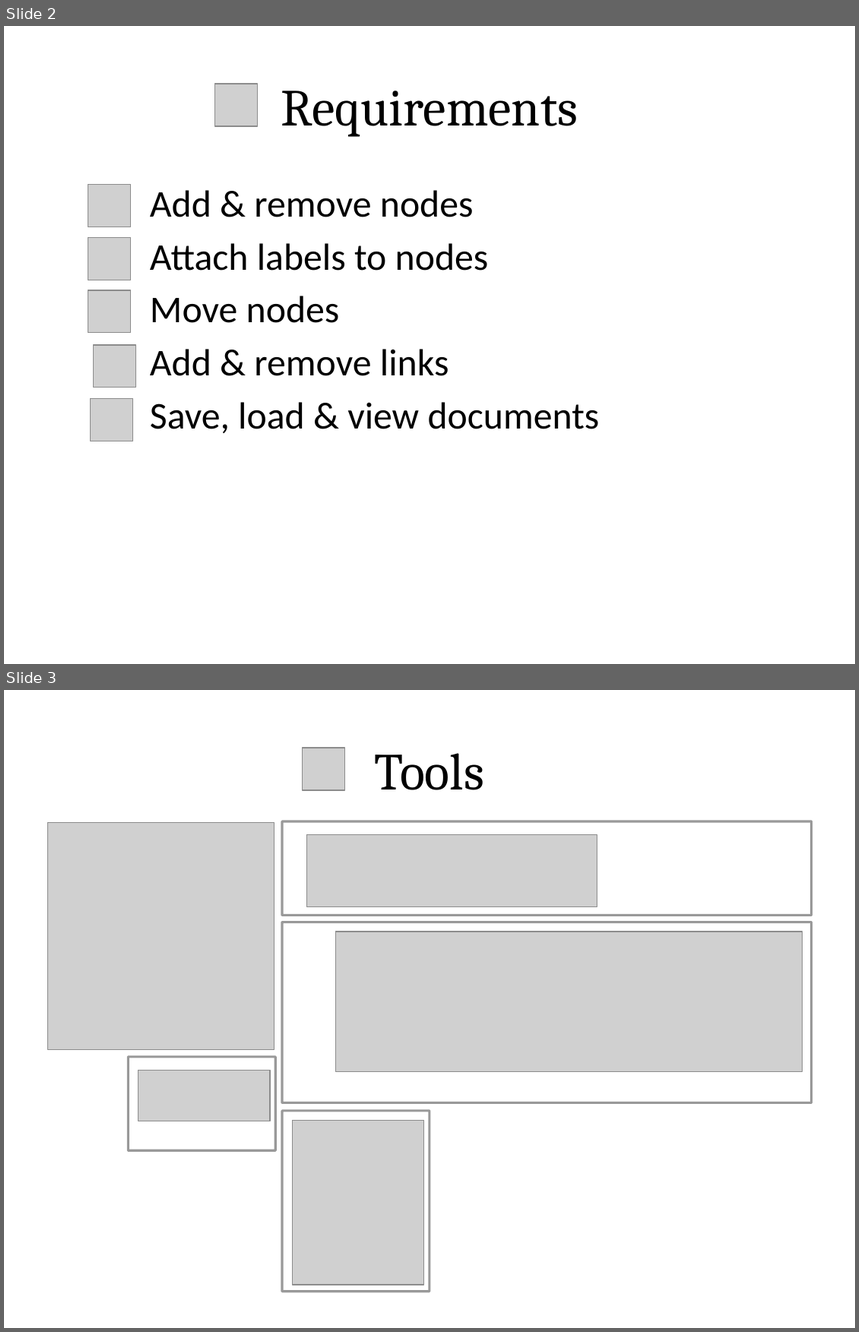
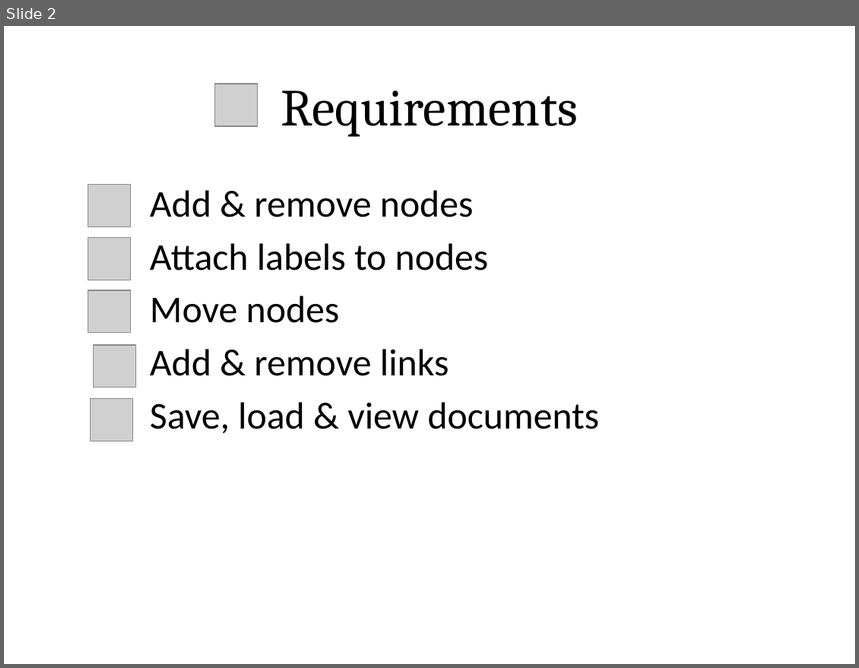
Before and after one commit to hinst/Coursework_2, a slide deck: Documentation/coursetion.pptx. Shown one above the other, each under a label of ours: slides 2 and 3 before the commit, slide 2 after it. The pictures are 859x1332 and 859x668 pixels, drawn with LibreOffice and Linux fonts; fonts in the diff are those of the drawing; grey boxes stand for pictures. Boxes give left, top, right and bottom in pixels: in the first picture for what was removed or moved away, otherwise in the second. Text is boxed around its words. In the diff, an @@ line names an element or a change of style, - is before the commit and + after.

```diff
--- a/Documentation/coursetion.pptx
+++ b/Documentation/coursetion.pptx
@@ slide 3 removed at (4, 690, 855, 1328), background #FFFFFF @@
@@ picture removed at (302, 748, 344, 790) @@
@@ title removed at (375, 753, 484, 790) @@
-Tools
@@ picture removed at (47, 823, 275, 1050) @@
@@ rectangle removed at (282, 822, 812, 916) @@
@@ picture removed at (307, 834, 598, 906) @@
@@ rectangle removed at (282, 923, 812, 1103) @@
@@ picture removed at (336, 932, 803, 1072) @@
@@ rectangle removed at (129, 1057, 275, 1151) @@
@@ picture removed at (139, 1071, 271, 1122) @@
@@ rectangle removed at (282, 1111, 430, 1292) @@
@@ picture removed at (293, 1121, 424, 1285) @@
```
Also in this commit, not shown: 1 slide changed, 7 slides added, 1 other file.
